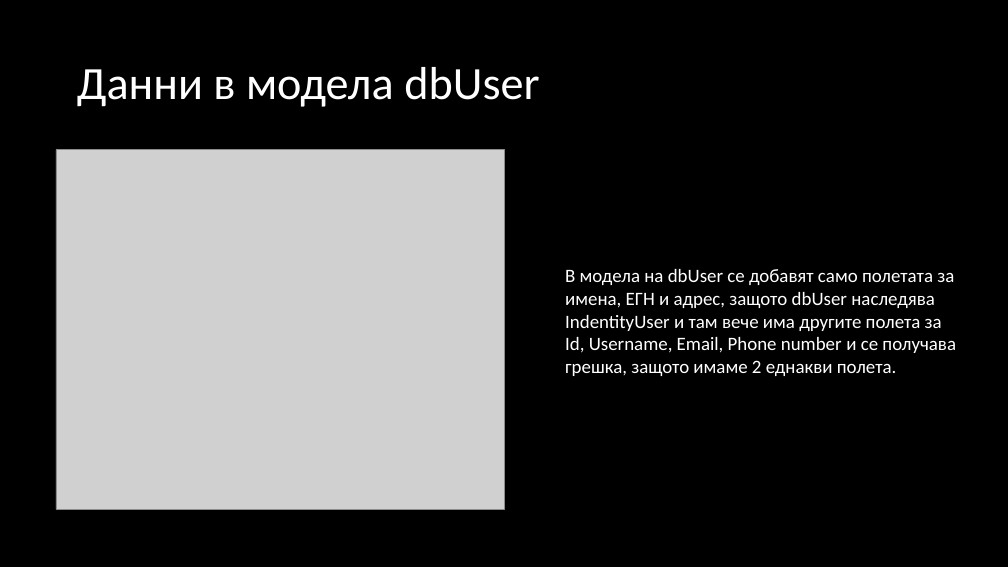
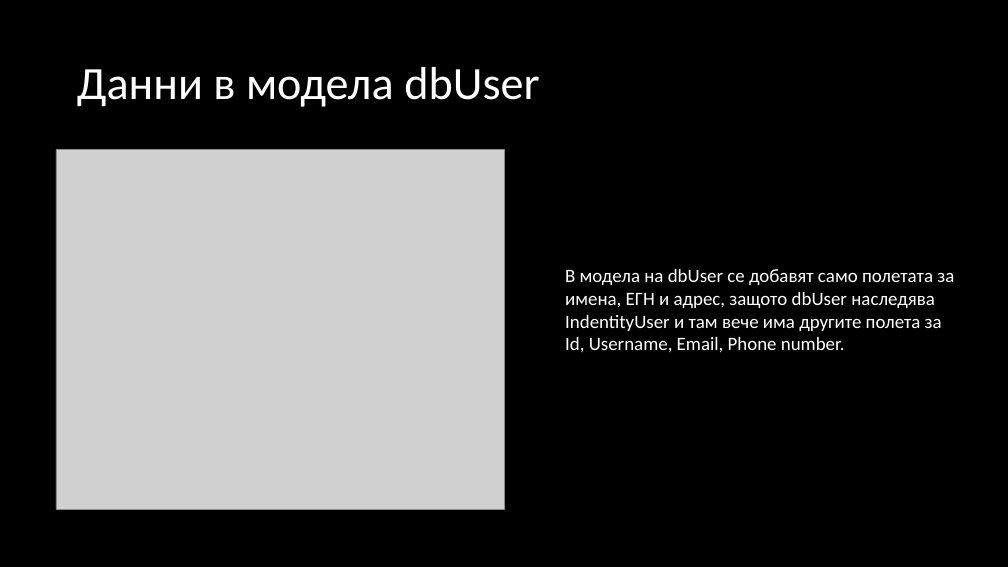
Before and after one commit to AdamS839/FlightManager, a slide deck: slide 6 of Презентация за проект Flight Manager.pptx. Drawn at 1008x567 pixels with LibreOffice and Linux fonts; fonts in the diff are those of the drawing; grey boxes stand for pictures. Boxes give left, top, right and bottom in pixels: in the first picture for what was removed or moved away, otherwise in the second. Text is boxed around its words. In the diff, an @@ line names an element or a change of style, - is before the commit and + after.

```diff
--- a/Презентация за проект Flight Manager.pptx
+++ b/Презентация за проект Flight Manager.pptx
@@ text at [565, 269, 954, 353]: text changed @@
-В модела на dbUser се добавят само полетата за имена, ЕГН и адрес, защото dbUser наследява IndentityUser и там вече има другите полета за Id, Username, Email, Phone number и се получава грешка, защото имаме 2 еднакви полета.
+В модела на dbUser се добавят само полетата за имена, ЕГН и адрес, защото dbUser наследява IndentityUser и там вече има другите полета за Id, Username, Email, Phone number.
```
Also in this commit, not shown: 1 other slide changed, 1 other file.
